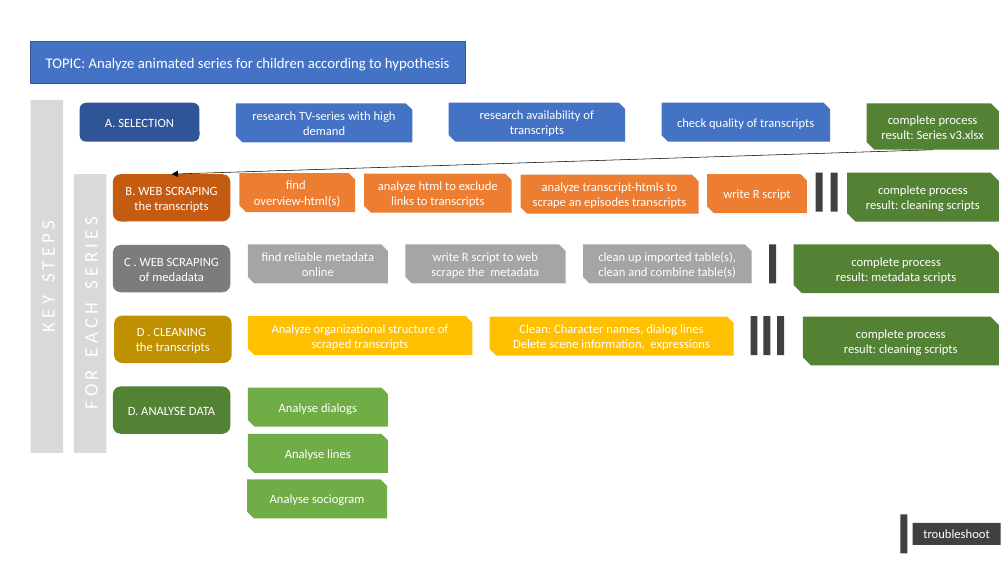
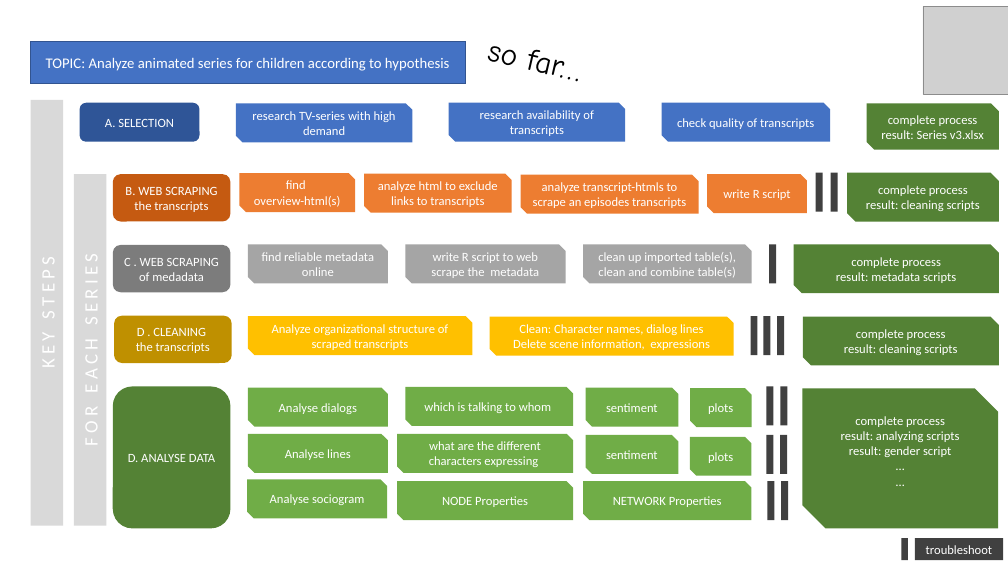
Before and after one commit to LauraGroettrup/transcript_analysis, a slide deck: slide 1 of pipe diagram.pptx. Drawn at 1008x567 pixels with LibreOffice and Linux fonts; fonts in the diff are those of the drawing; grey boxes stand for pictures. Boxes give left, top, right and bottom in pixels: in the first picture for what was removed or moved away, otherwise in the second. Text is boxed around its words. In the diff, an @@ line names an element or a change of style, - is before the commit and + after.

```diff
--- a/pipe diagram.pptx
+++ b/pipe diagram.pptx
@@ picture added at [923,7,1008,95] @@
@@ text added at [486,46,562,78], 30 pt, text #000000 @@
+so far…
@@ rectangle "K E Y S T ...": place and size @@
-rectangle "K E Y S T ..." at [31,100,64,453]
+rectangle "K E Y S T ..." at [31,100,64,526]
@@ rectangle "F O R E A ...": place and size @@
-rectangle "F O R E A ..." at [74,174,107,453]
+rectangle "F O R E A ..." at [74,174,107,526]
@@ arrow removed from (933, 150) to (172, 174) @@
@@ rounded rectangle "D. ANALYSE DATA": place and size @@
-rounded rectangle "D. ANALYSE DATA" at [113,386,231,434]
+rounded rectangle "D. ANALYSE DATA" at [113,386,231,529]
@@ snip diag rect added at [405,387,573,426], fill #70AD47, 12 pt, text #FFFFFF @@
+which is talking to whom
@@ snip diag rect added at [586,388,679,427], fill #70AD47, 12 pt, text #FFFFFF @@
+sentiment
@@ snip diag rect added at [690,389,752,428], fill #70AD47, 12 pt, text #FFFFFF @@
+plots
@@ rectangle added at [767,386,774,426], fill #404040 @@
@@ rectangle added at [780,386,787,426], fill #404040 @@
@@ snip diag rect added at [802,389,998,529], fill #548235, 12 pt, text #FFFFFF @@
+complete process
+result: analyzing scripts
+result: gender script
+…
+…
@@ snip diag rect added at [397,434,573,473], fill #70AD47, 12 pt, text #FFFFFF @@
+what are the different characters expressing
@@ snip diag rect added at [586,435,679,474], fill #70AD47, 12 pt, text #FFFFFF @@
+sentiment
@@ snip diag rect added at [690,437,752,476], fill #70AD47, 12 pt, text #FFFFFF @@
+plots
@@ rectangle added at [767,435,774,474], fill #404040 @@
@@ rectangle added at [780,435,787,474], fill #404040 @@
@@ snip diag rect added at [397,482,573,521], fill #70AD47, 12 pt, text #FFFFFF @@
+NODE Properties
@@ snip diag rect added at [583,482,752,521], fill #70AD47, 12 pt, text #FFFFFF @@
+NETWORK Properties
@@ rectangle added at [768,482,774,521], fill #404040 @@
@@ rectangle added at [781,482,788,521], fill #404040 @@
@@ rectangle: place and size @@
-rectangle at [901,514,907,554]
+rectangle at [901,538,907,560]
@@ rectangle "troubleshoot": place and size @@
-rectangle "troubleshoot" at [913,523,1001,545]
+rectangle "troubleshoot" at [915,538,1003,560]
```
Also in this commit, not shown: 1 other file.
